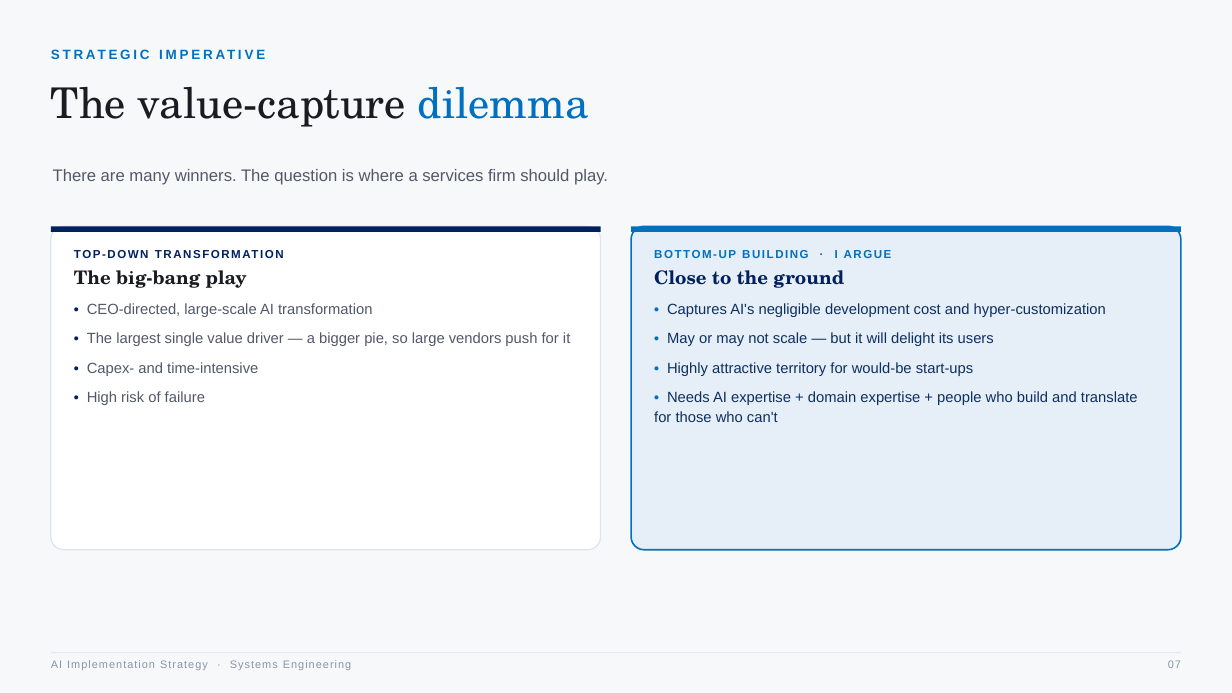
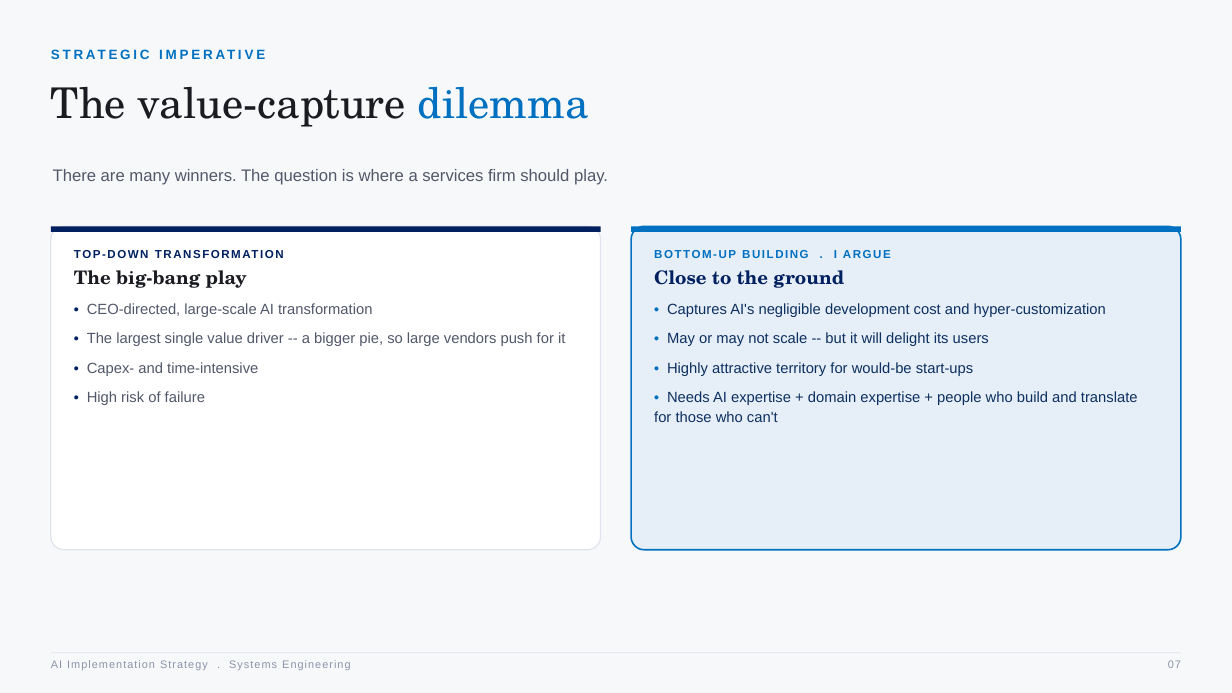
Before and after one commit to betodon96-svg/sai-workflow-app, a slide deck: slide 7 of AI_Implementation_Strategy_SE_Workshop.pptx. Drawn at 1232x693 pixels with LibreOffice and Linux fonts; fonts in the diff are those of the drawing. Boxes give left, top, right and bottom in pixels: in the first picture for what was removed or moved away, otherwise in the second. Text is boxed around its words. In the diff, an @@ line names an element or a change of style, - is before the commit and + after.

```diff
--- a/AI_Implementation_Strategy_SE_Workshop.pptx
+++ b/AI_Implementation_Strategy_SE_Workshop.pptx
@@ text at box(654, 249, 891, 261): text changed @@
-BOTTOM-UP BUILDING · I ARGUE
+BOTTOM-UP BUILDING . I ARGUE
@@ text at box(87, 332, 565, 346): text changed @@
-• The largest single value driver — a bigger pie, so large vendors push for it
+• The largest single value driver -- a bigger pie, so large vendors push for it
@@ text at box(667, 332, 989, 346): text changed @@
-• May or may not scale — but it will delight its users
+• May or may not scale -- but it will delight its users
@@ text at box(51, 660, 350, 670): text changed @@
-AI Implementation Strategy · Systems Engineering
+AI Implementation Strategy . Systems Engineering
```
Also in this commit, not shown: 19 other slides changed, 5 slides added, 1 slide removed.
